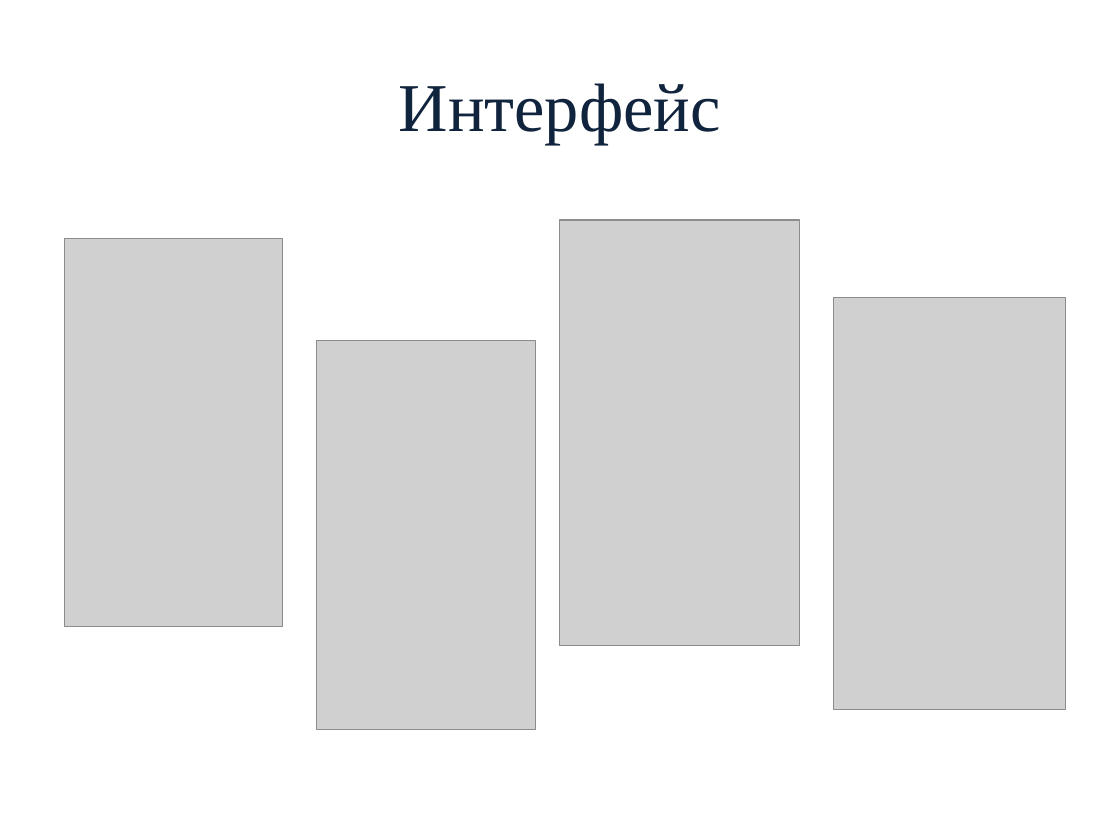
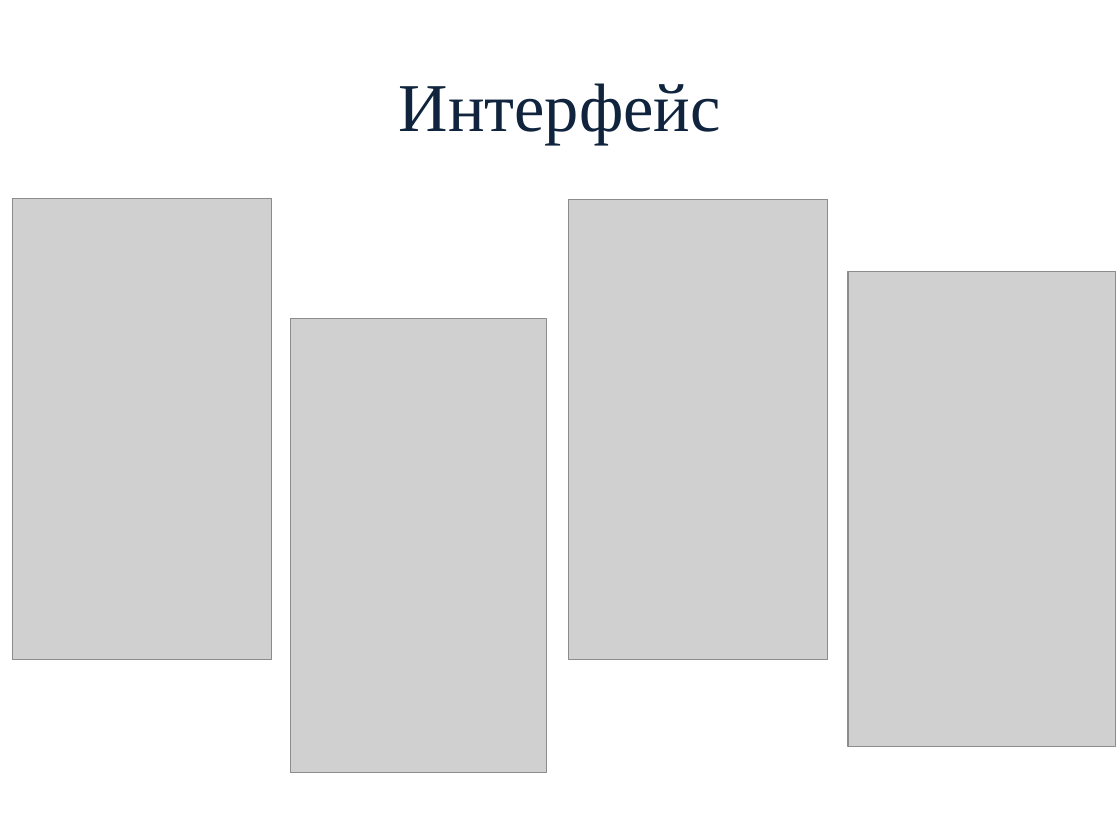
Before and after one commit to Hmelk/Project_Crypto, a slide deck: slide 5 of КР. 09.02.03.18.16-2.19.ПЗ.pptx (slide 6 before the commit). Drawn at 1120x840 pixels with LibreOffice and Linux fonts; fonts in the diff are those of the drawing; grey boxes stand for pictures; background and template pictures are left out. Boxes give left, top, right and bottom in pixels: in the first picture for what was removed or moved away, otherwise in the second. Text is boxed around its words. In the diff, an @@ line names an element or a change of style, - is before the commit and + after.

```diff
--- a/КР. 09.02.03.18.16-2.19.ПЗ.pptx
+++ b/КР. 09.02.03.18.16-2.19.ПЗ.pptx
@@ picture: place and size @@
-picture at box(65, 239, 283, 626)
+picture at box(12, 199, 271, 660)
@@ picture: place and size @@
-picture at box(560, 220, 800, 645)
+picture at box(569, 199, 828, 660)
@@ picture: place and size @@
-picture at box(833, 298, 1065, 710)
+picture at box(848, 271, 1116, 747)
@@ picture: place and size @@
-picture at box(317, 340, 535, 729)
+picture at box(291, 318, 547, 773)
```
Also in this commit, not shown: 2 other slides changed, 1 slide removed, 1 other file.
